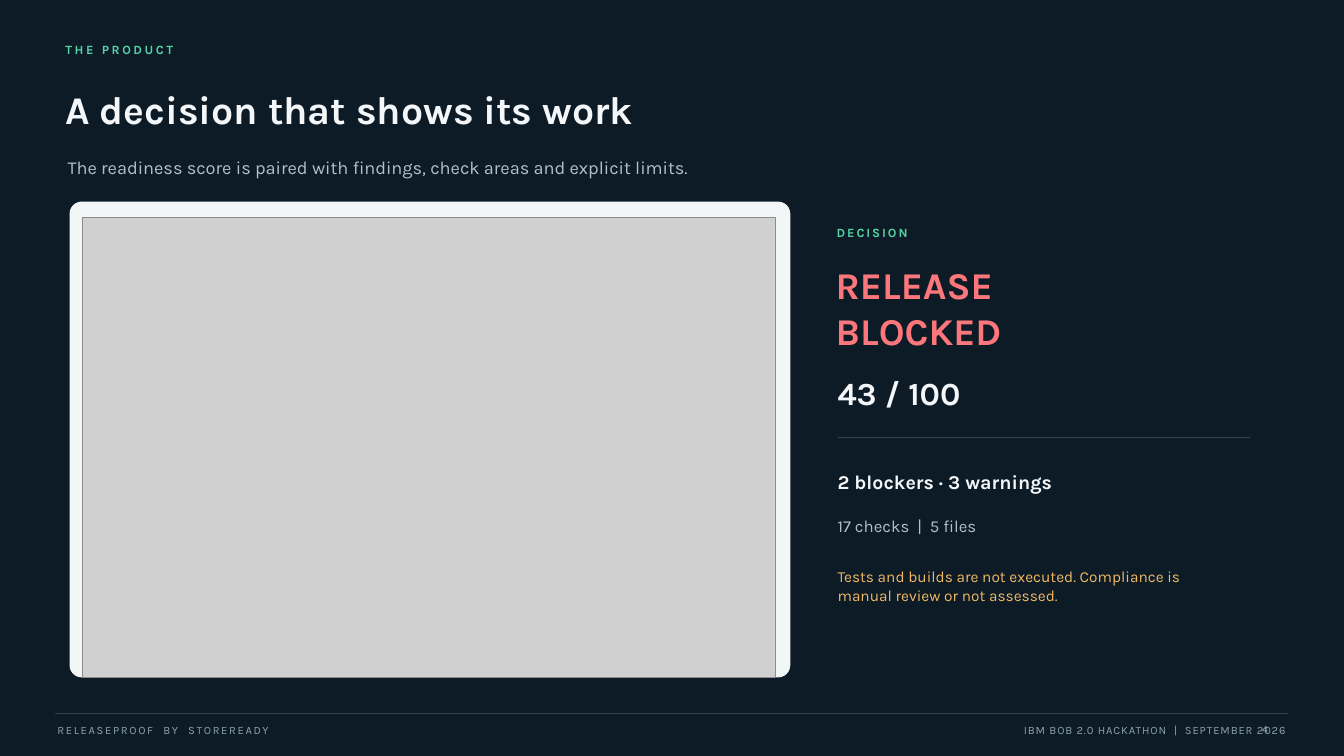
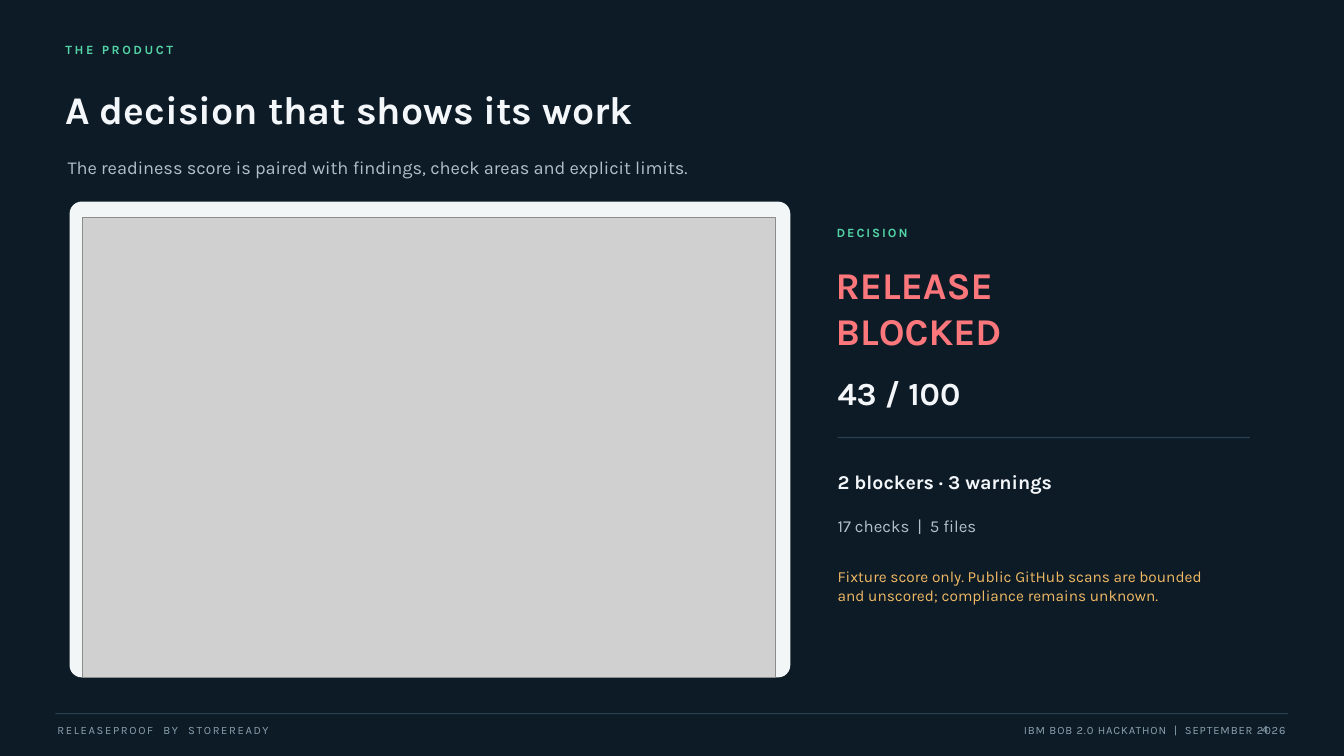
Before and after one commit to kapasainitishreddy/store-ready-global-release-passport, a slide deck: slide 4 of docs/hackathon/slides.pptx. Drawn at 1344x756 pixels with LibreOffice and Linux fonts; fonts in the diff are those of the drawing; grey boxes stand for pictures. Boxes give left, top, right and bottom in pixels: in the first picture for what was removed or moved away, otherwise in the second. Text is boxed around its words. In the diff, an @@ line names an element or a change of style, - is before the commit and + after.

Commit message:
Add bounded public repository scan and real IBM Bob evidence

```diff
--- a/docs/hackathon/slides.pptx
+++ b/docs/hackathon/slides.pptx
@@ text at bbox=[838, 571, 1201, 605]: text changed @@
-Tests and builds are not executed. Compliance is manual review or not assessed.
+Fixture score only. Public GitHub scans are bounded and unscored; compliance remains unknown.
```
Also in this commit, not shown: 1 other slide changed, 25 other files.
